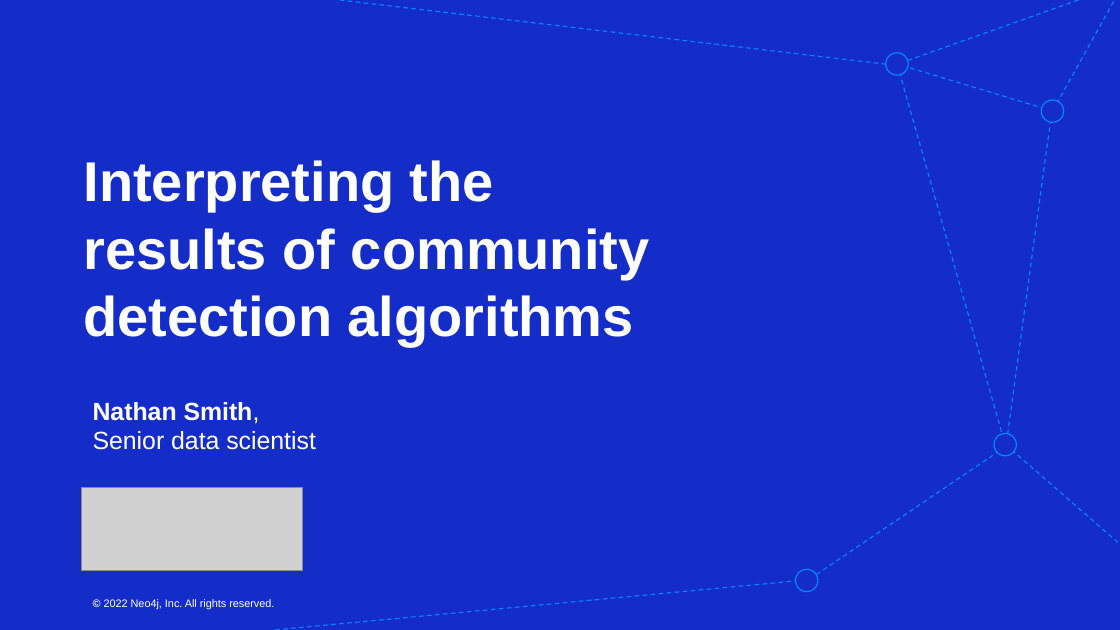
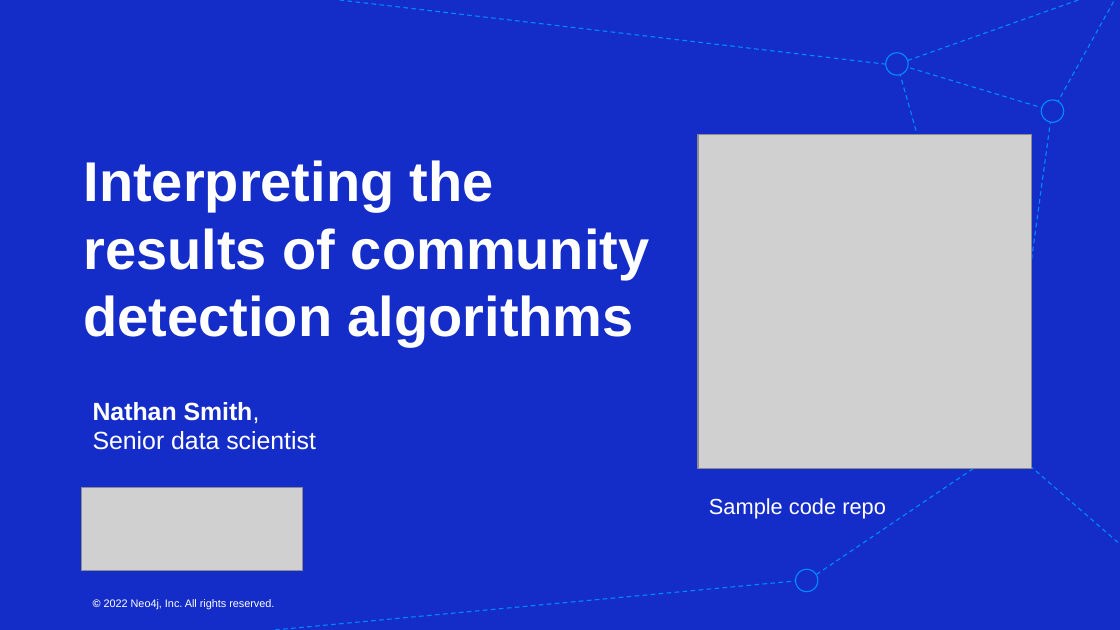
Before and after one commit to smithna/blogs, a slide deck: slide 1 of community_quality/Community_Quality_Graph_Connect_2022.pptx. Drawn at 1120x630 pixels with LibreOffice and Linux fonts; fonts in the diff are those of the drawing; grey boxes stand for pictures; background and template pictures are left out. Boxes give left, top, right and bottom in pixels: in the first picture for what was removed or moved away, otherwise in the second. Text is boxed around its words. In the diff, an @@ line names an element or a change of style, - is before the commit and + after.

```diff
--- a/community_quality/Community_Quality_Graph_Connect_2022.pptx
+++ b/community_quality/Community_Quality_Graph_Connect_2022.pptx
@@ picture added at [698, 134, 1032, 468] @@
@@ ellipse removed at [995, 433, 1017, 456] @@
@@ text added at [709, 498, 886, 519], 14 pt, text #FFFFFF @@
+Sample code repo
```
Also in this commit, not shown: 1 other slide changed, 1 other file.
